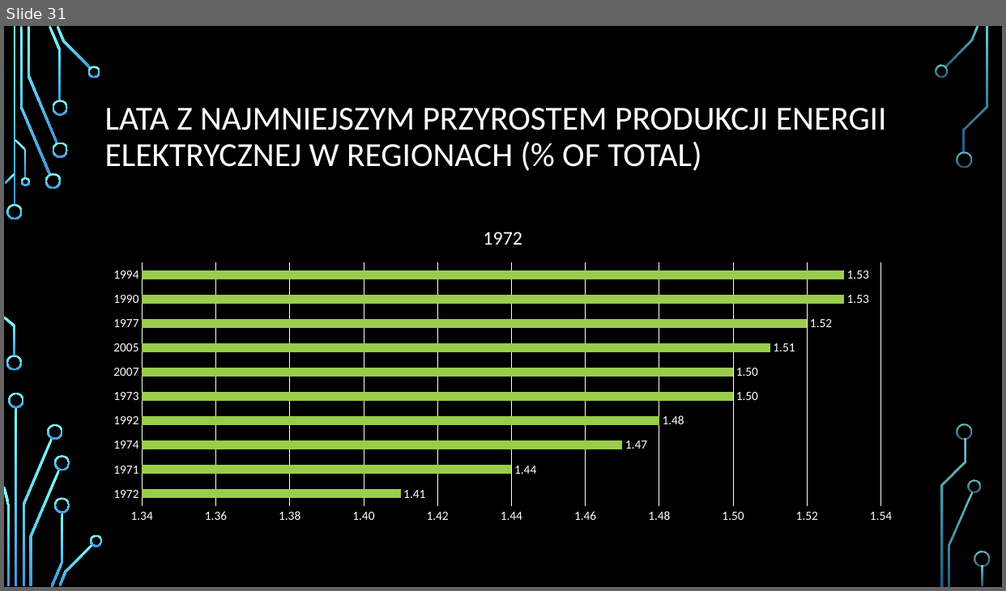
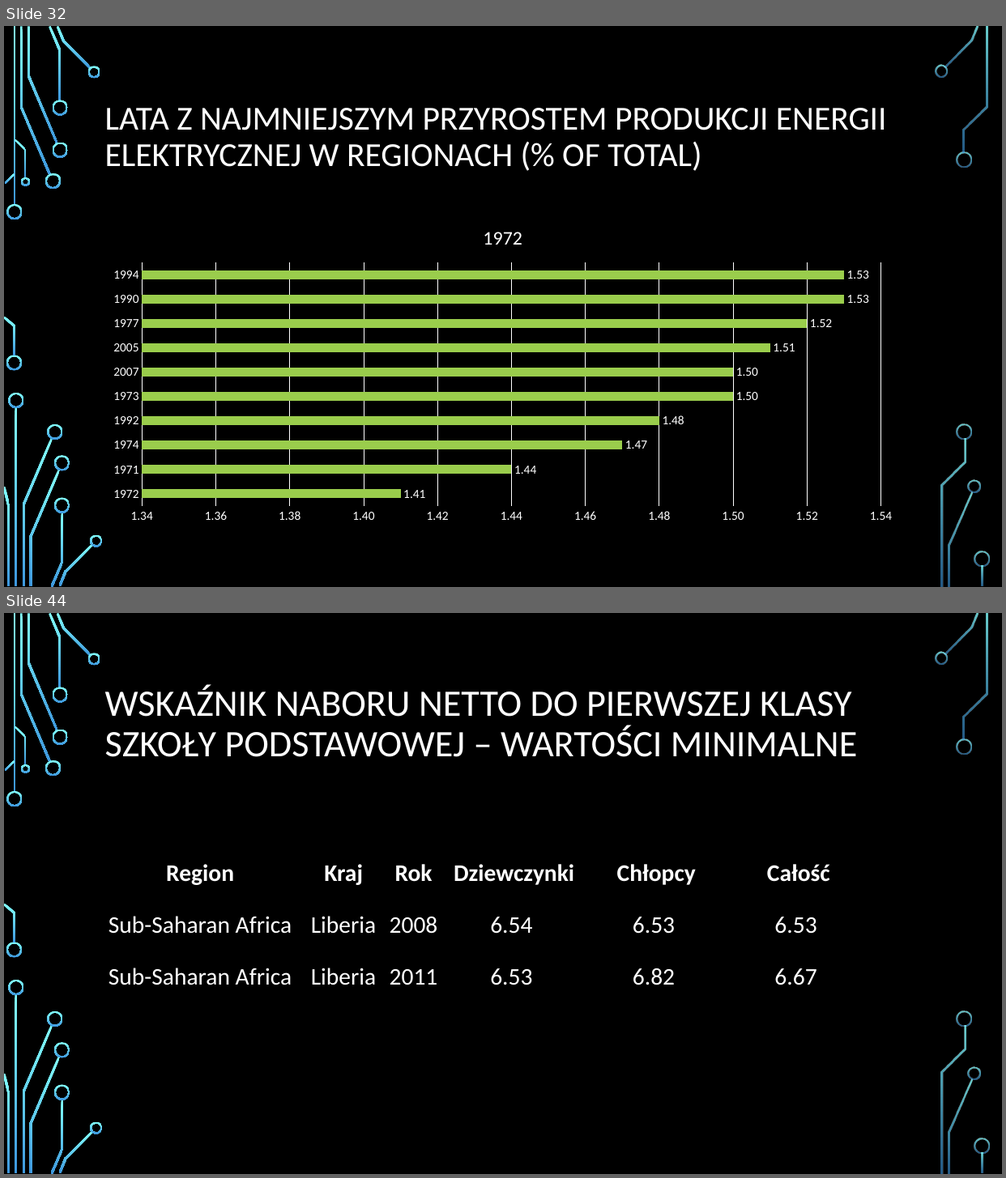
Before and after one commit to infoshareacademy/jdszr4-wdevs, a slide deck: prezentacje/SQL - Prezentacja koncowa.pptx. Shown one above the other, each under a label of ours: slide 31 before the commit, slides 32 and 44 after it; the slides between them are not shown. The pictures are 1006x591 and 1006x1178 pixels, drawn with LibreOffice and Linux fonts; fonts in the diff are those of the drawing; background and template pictures are left out. Boxes give left, top, right and bottom in pixels: in the first picture for what was removed or moved away, otherwise in the second. Text is boxed around its words. In the diff, an @@ line names an element or a change of style, - is before the commit and + after.

```diff
--- a/prezentacje/SQL - Prezentacja koncowa.pptx
+++ b/prezentacje/SQL - Prezentacja koncowa.pptx
@@ slide 44 added at [4, 613, 1002, 1174], background picture (left out); not listed: 36 template elements that a slide beside it also shows @@
@@ title added at [105, 684, 857, 757], 36 pt, text #FFFFFF @@
+WSKAŹNIK NABORU NETTO DO PIERWSZEJ KLASY SZKOŁY PODSTAWOWEJ – WARTOŚCI MINIMALNE
@@ table added at [98, 846, 870, 1003], 3 rows, 6 columns @@
+Region | Kraj | Rok | Dziewczynki | Chłopcy | Całość
+Sub-Saharan Africa | Liberia | 2008 | 6.54 | 6.53 | 6.53
+Sub-Saharan Africa | Liberia | 2011 | 6.53 | 6.82 | 6.67
@@ what was slide 31 is now slide 32 @@
```
Also in this commit, not shown: 1 slide changed, 23 other slides added.
